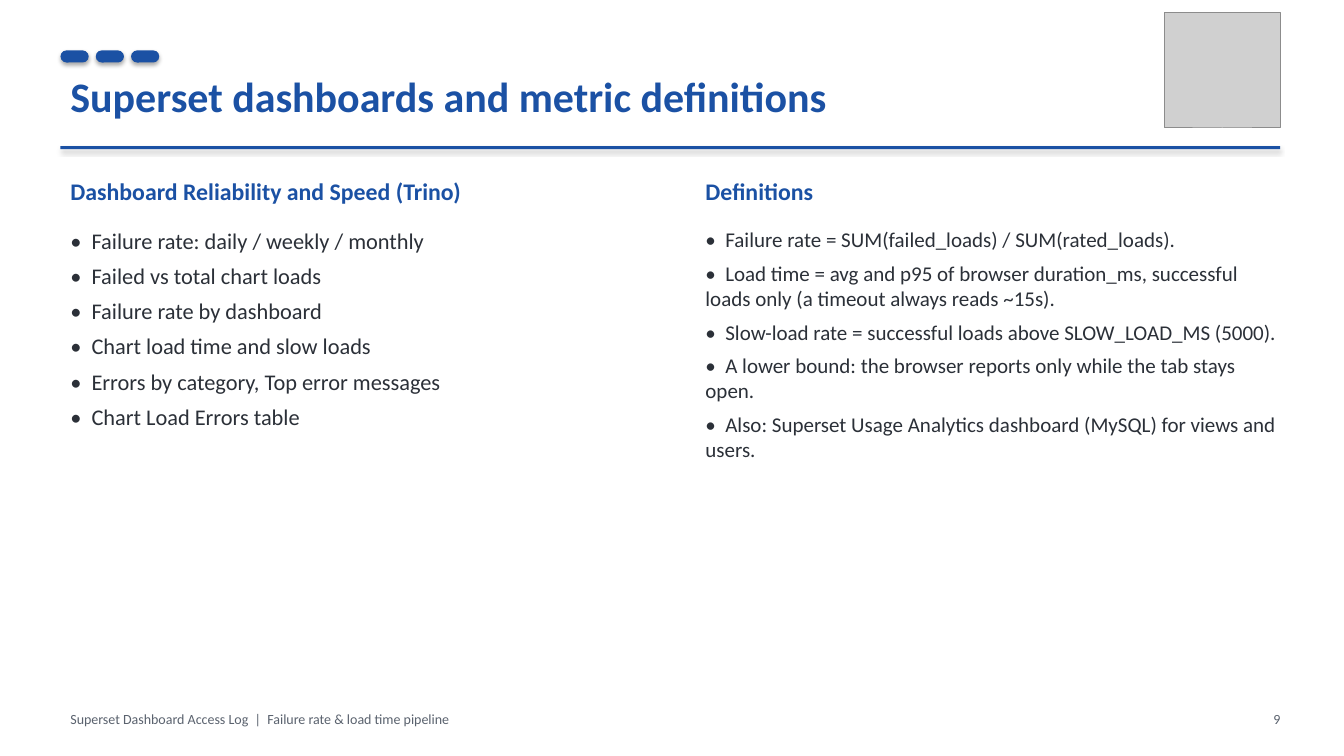
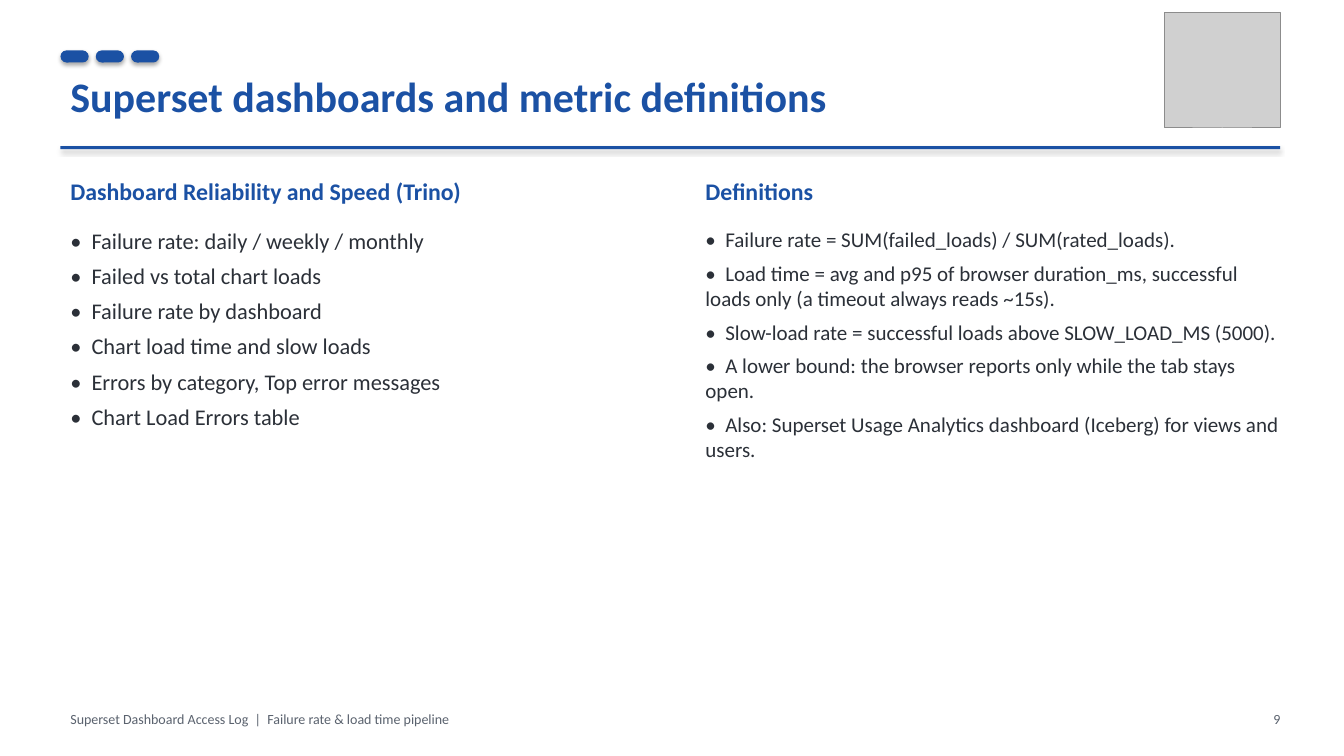
Before and after one commit to Mo-Khaled/Superset-Access-Log, a slide deck: slide 9 of docs/SCB_Pipeline_Flow.pptx. Drawn at 1344x756 pixels with LibreOffice and Linux fonts; fonts in the diff are those of the drawing; grey boxes stand for pictures. Boxes give left, top, right and bottom in pixels: in the first picture for what was removed or moved away, otherwise in the second. Text is boxed around its words. In the diff, an @@ line names an element or a change of style, - is before the commit and + after.

```diff
--- a/docs/SCB_Pipeline_Flow.pptx
+++ b/docs/SCB_Pipeline_Flow.pptx
@@ text at bbox=[705, 417, 1278, 457]: text changed @@
-• Also: Superset Usage Analytics dashboard (MySQL) for views and users.
+• Also: Superset Usage Analytics dashboard (Iceberg) for views and users.
```
Also in this commit, not shown: 6 other slides changed, 36 other files.
